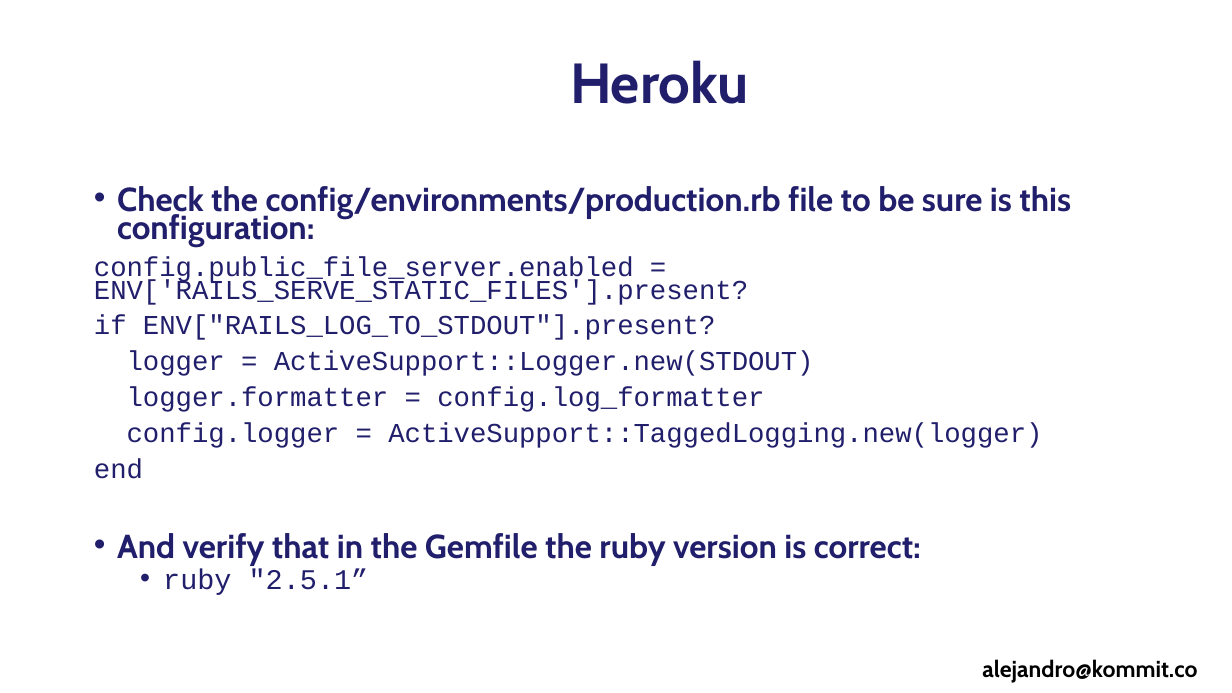
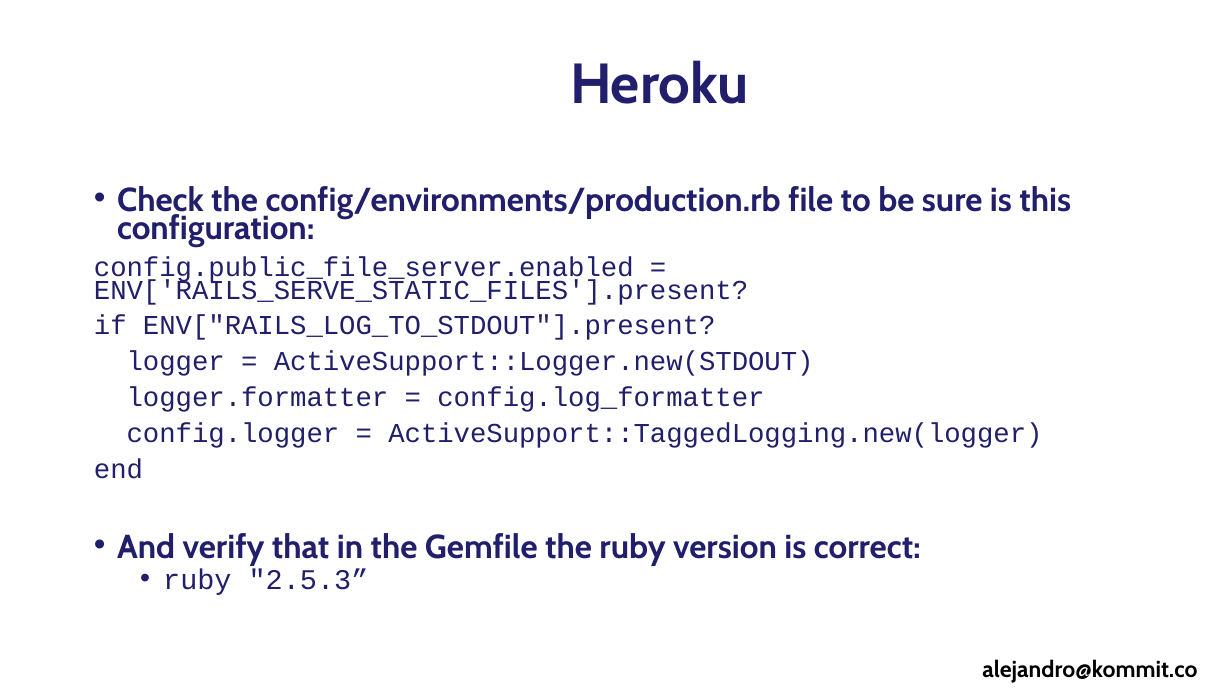
Before and after one commit to alejandrotoro/RubyOnRailsCourse, a slide deck: slide 4 of Section 10 - Heroku.pptx. Drawn at 1232x693 pixels with LibreOffice and Linux fonts; fonts in the diff are those of the drawing; background and template pictures are left out. Boxes give left, top, right and bottom in pixels: in the first picture for what was removed or moved away, otherwise in the second. Text is boxed around its words. In the diff, an @@ line names an element or a change of style, - is before the commit and + after.

Commit message:
Update the slides with the new commands and add the plain text files

```diff
--- a/Section 10 - Heroku.pptx
+++ b/Section 10 - Heroku.pptx
@@ text at [163, 569, 369, 595]: text changed @@
-  • ruby "2.5.1”
+  • ruby "2.5.3”
```
Also in this commit, not shown: 2 other slides changed, 3 other files.
